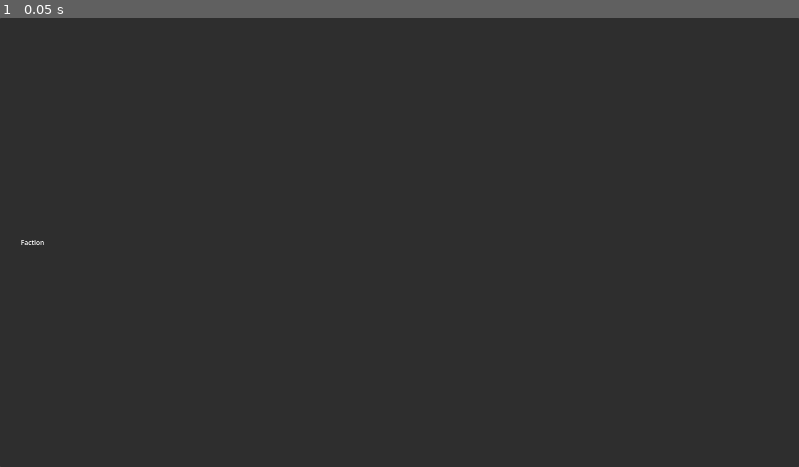
Above: before the commit, frame 1.
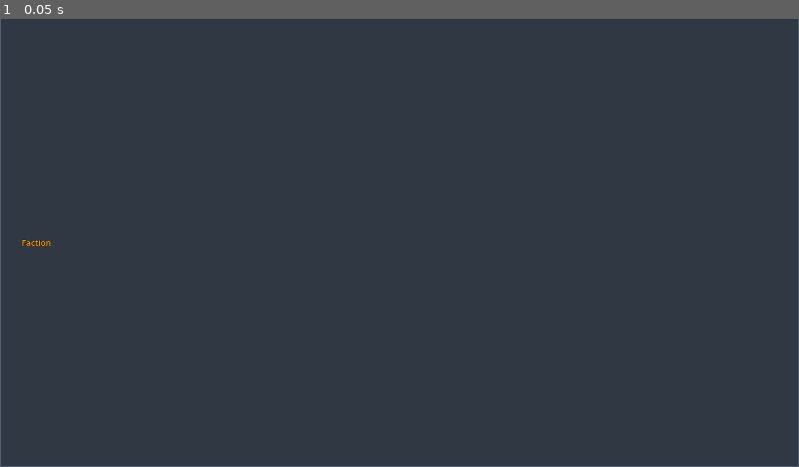
Above: after the commit, the same moment.

Repository: SirConnery/herakon-cogitator-combat-sim-repo
Game: Godot game, scene res://ui/diagnostics_view/matchups/matchup_overall_panel.tscn
Same seed, same stepped clock (60 frames per second), same inputs: the game is played once before the commit and once after it. This scene is started directly instead of the project's main scene.
Inputs:
- Up to frame 1 (0.05 s): no input

The runs differ from the first frame. In frame 1, 0.7% of the frame differs, in the area x 0-100%, y 0-100%.

Commit message:
Updated visuals

Diff:
--- a/project.godot
+++ b/project.godot
@@ -24,6 +24,10 @@
 window/size/viewport_width=1920
 window/size/viewport_height=1080
 
+[gui]
+
+theme/custom="uid://cav3wmfutntd8"
+
 [physics]
 
 3d/physics_engine="Jolt Physics"
--- /dev/null
+++ b/themes/grimdark_graph_panels.tres
@@ -0,0 +1,48 @@
+[gd_resource type="Theme" format=3 uid="uid://cav3wmfutntd8"]
+
+[sub_resource type="StyleBoxFlat" id="StyleBoxFlat_3jgih"]
+bg_color = Color(0.1882353, 0.22352941, 0.2627451, 1)
+border_width_left = 2
+border_width_top = 2
+border_width_right = 2
+border_width_bottom = 2
+border_color = Color(0.31764707, 0.37254903, 0.43529412, 1)
+corner_detail = 1
+
+[sub_resource type="StyleBoxFlat" id="StyleBoxFlat_808je"]
+bg_color = Color(0.101960786, 0.1254902, 0.15294118, 1)
+border_width_left = 1
+border_width_top = 1
+border_width_right = 1
+border_width_bottom = 1
+border_color = Color(0.24705882, 0.29411766, 0.34117648, 1)
+corner_detail = 1
+
+[sub_resource type="StyleBoxFlat" id="StyleBoxFlat_ge65e"]
+bg_color = Color(0.10980392, 0.23137255, 0.40784314, 1)
+
+[sub_resource type="StyleBoxFlat" id="StyleBoxFlat_5wwga"]
+bg_color = Color(0.1254902, 0.5019608, 0.2509804, 1)
+
+[sub_resource type="StyleBoxFlat" id="StyleBoxFlat_41sl7"]
+bg_color = Color(0.54901963, 0.1764706, 0.09803922, 1)
+
+[sub_resource type="StyleBoxFlat" id="StyleBoxFlat_w4sq6"]
+bg_color = Color(0.08627451, 0.35686275, 0.54901963, 1)
+
+[resource]
+FactionTitleLabel/base_type = &"Label"
+FactionTitleLabel/colors/font_color = Color(1, 0.62352943, 0, 1)
+FactionTitleLabel/colors/font_outline_color = Color(0.07058824, 0.078431375, 0.09019608, 1)
+FactionTitleLabel/font_sizes/font_size = 20
+Label/constants/outline_size = 4
+PanelContainer/styles/panel = SubResource("StyleBoxFlat_3jgih")
+ProgressBar/styles/background = SubResource("StyleBoxFlat_808je")
+ProgressBar/styles/fill = SubResource("StyleBoxFlat_ge65e")
+ProgressBarCalibanGreen/base_type = &"ProgressBar"
+ProgressBarCalibanGreen/styles/fill = SubResource("StyleBoxFlat_5wwga")
+ProgressBarKhorneRed/base_type = &"ProgressBar"
+ProgressBarKhorneRed/styles/fill = SubResource("StyleBoxFlat_41sl7")
+ProgressBarMacraggeBlue/base_type = &"ProgressBar"
+ProgressBarMacraggeBlue/styles/_ = null
+ProgressBarMacraggeBlue/styles/fill = SubResource("StyleBoxFlat_w4sq6")
--- a/ui/diagnostics_view/diagnostics_view.gd
+++ b/ui/diagnostics_view/diagnostics_view.gd
@@ -53,7 +53,6 @@
 	sim_controller = ui.sim_controller
 	var binary_path := "user://simulation_ground_data.dat"
 
-	# 🎯 FIX 1: Clean out all 14 containers (including all three matchup layouts)
 	var all_containers: Array[VBoxContainer] = [
 		overall_faction_winrates, attacker_win_rates, defender_win_rates,
 		overall_early_stage_win_rates, attacker_early_stage_win_rates, defender_early_stage_win_rates,
@@ -178,7 +177,7 @@
 		bar_instance.populate_bar(faction["name"], faction["rate"], faction["wins"])
 
 
-## 🎯 UPDATED: Generates matching datasets and deploys across three clean tabs simultaneously
+#Generates matching datasets and deploys across three clean tabs simultaneously
 func _render_matchup_skyline_feed(head_to_head_matrix: Dictionary, raw_factions: Dictionary) -> void:
 	for focus_id in sim_controller.factions_to_sim:
 		var focus_profile = raw_factions.get(focus_id)
@@ -219,7 +218,7 @@
 				"def_wins": stats["def_wins"]
 			})
 
-		# 🎯 FIX 2: Instantiate independent rows across your 3 distinct layouts
+
 		var overall_row = MATCHUP_OVERALL_PANEL_SCENE.instantiate()
 		matchups_overall_values.add_child(overall_row)
 		overall_row.initialize_real_matchup_row(focus_name, compiled_matchups_list, "overall_rate", "overall_wins")
--- a/ui/diagnostics_view/diagnostics_view.tscn
+++ b/ui/diagnostics_view/diagnostics_view.tscn
@@ -346,10 +346,9 @@
 anchor_bottom = 1.0
 grow_horizontal = 2
 grow_vertical = 2
-current_tab = 1
+current_tab = 0
 
 [node name="Overall" type="Control" parent="GroundVoidTabs/GroundUnits/TabContainer/Matchups/TabContainer" unique_id=607441840]
-visible = false
 layout_mode = 2
 metadata/_tab_index = 0
 
@@ -408,6 +407,7 @@
 horizontal_alignment = 1
 
 [node name="Attacker" type="Control" parent="GroundVoidTabs/GroundUnits/TabContainer/Matchups/TabContainer" unique_id=2046674635]
+visible = false
 layout_mode = 2
 metadata/_tab_index = 1
 
--- a/ui/diagnostics_view/matchups/matchup_overall_panel.tscn
+++ b/ui/diagnostics_view/matchups/matchup_overall_panel.tscn
@@ -1,6 +1,8 @@
 [gd_scene format=3 uid="uid://cu1crqrtqyfop"]
 
 [ext_resource type="Script" uid="uid://du6jhbk2dpwpf" path="res://ui/diagnostics_view/matchups/matchup_overall_panel.gd" id="1_85l3j"]
+
+[sub_resource type="Theme" id="Theme_mbwol"]
 
 [node name="MatchupOverallPanel" type="PanelContainer" unique_id=1792283330]
 anchors_preset = 15
@@ -25,6 +27,8 @@
 unique_name_in_owner = true
 layout_mode = 2
 size_flags_vertical = 1
+theme = SubResource("Theme_mbwol")
+theme_type_variation = &"FactionTitleLabel"
 text = "Faction"
 horizontal_alignment = 1
 vertical_alignment = 1
--- a/ui/diagnostics_view/reusable_components/faction_bar.gd
+++ b/ui/diagnostics_view/reusable_components/faction_bar.gd
@@ -1,3 +1,4 @@
+## Inside FactionBar.gd
 extends Container
 class_name FactionBar
 
@@ -5,17 +6,16 @@
 var win_rate_bar: ProgressBar
 var win_count_label: Label
 
-var clamp_value_x := 20.0
-var clamp_value_y := 80.0
-
 func populate_bar(faction_name_label: String, rate: float, total_wins: int) -> void:
 	faction_name.text = faction_name_label
 	win_count_label.text = "(%d Wins)" % total_wins
 
-	#Zoom the bar's axis limits to focus on the competitive baseline
-	# This forces a 40% vs 60% win rate to look bigger on screen.
-	win_rate_bar.min_value = 20.0
-	win_rate_bar.max_value = 75.0
+	win_rate_bar.value = rate
 
-	# Clamp the incoming percentage to prevent the bar filling out of bounds
-	win_rate_bar.value = clamp(rate, clamp_value_x, clamp_value_y)
+	# 🎨 THEME VARIATION LOGIC
+	if rate < 40.0:
+		win_rate_bar.theme_type_variation = "ProgressBarKhorneRed"
+	elif rate < 60.0:
+		win_rate_bar.theme_type_variation = "ProgressBarMacraggeBlue"
+	else:
+		win_rate_bar.theme_type_variation = "ProgressBarCalibanGreen"
--- a/ui/diagnostics_view/reusable_components/faction_bar_h.gd
+++ b/ui/diagnostics_view/reusable_components/faction_bar_h.gd
@@ -1,7 +1,7 @@
 extends FactionBar
 class_name FactionBarH
 
-@onready var _faction_name: Label = %FactionName
+@onready var _faction_name: Label = %MainFactionName
 @onready var _win_rate_bar: ProgressBar = %WinRateBar
 @onready var _win_count_label: Label = %WinCountLabel
 
--- a/ui/diagnostics_view/reusable_components/faction_bar_h.tscn
+++ b/ui/diagnostics_view/reusable_components/faction_bar_h.tscn
@@ -1,6 +1,7 @@
 [gd_scene format=3 uid="uid://lxbnnqywg5un"]
 
 [ext_resource type="Script" uid="uid://c262obcyaaje1" path="res://ui/diagnostics_view/reusable_components/faction_bar_h.gd" id="1_iftpp"]
+[ext_resource type="PackedScene" uid="uid://d3rua641fsvtr" path="res://ui/diagnostics_view/reusable_components/main_faction_name.tscn" id="2_7261p"]
 
 [node name="FactionBarH" type="HBoxContainer" unique_id=913468983]
 anchors_preset = 15
@@ -12,20 +13,22 @@
 size_flags_vertical = 3
 script = ExtResource("1_iftpp")
 
-[node name="FactionName" type="Label" parent="." unique_id=1829653705]
+[node name="MainFactionName" parent="." unique_id=1435456809 instance=ExtResource("2_7261p")]
 unique_name_in_owner = true
-custom_minimum_size = Vector2(300, 0)
 layout_mode = 2
-size_flags_horizontal = 0
-size_flags_vertical = 0
-text = "Faction"
-horizontal_alignment = 1
+size_flags_horizontal = 6
+size_flags_vertical = 4
+
+[node name="MarginContainer" type="MarginContainer" parent="." unique_id=1077489919]
+layout_mode = 2
+theme_override_constants/margin_left = 50
 
 [node name="WinRateBar" type="ProgressBar" parent="." unique_id=556548683]
 unique_name_in_owner = true
 custom_minimum_size = Vector2(300, 100)
 layout_mode = 2
 size_flags_horizontal = 3
+size_flags_vertical = 1
 
 [node name="WinCountLabel" type="Label" parent="." unique_id=1223467467]
 unique_name_in_owner = true
--- a/ui/diagnostics_view/reusable_components/faction_bar_v.gd
+++ b/ui/diagnostics_view/reusable_components/faction_bar_v.gd
@@ -1,7 +1,7 @@
 extends FactionBar
 class_name FactionBarV
 
-@onready var _faction_name: Label = %FactionName
+@onready var _faction_name: Label = %OpposingFactionName
 @onready var _win_count_label: Label = %WinCountLabel
 @onready var _win_rate_bar: ProgressBar = %WinRateBar
 
--- a/ui/diagnostics_view/reusable_components/faction_bar_v.tscn
+++ b/ui/diagnostics_view/reusable_components/faction_bar_v.tscn
@@ -1,6 +1,8 @@
 [gd_scene format=3 uid="uid://bpwm0ac0xfcbw"]
 
 [ext_resource type="Script" uid="uid://turs7j22e150" path="res://ui/diagnostics_view/reusable_components/faction_bar_v.gd" id="1_pn0he"]
+
+[sub_resource type="Theme" id="Theme_pn0he"]
 
 [node name="VLayout" type="VBoxContainer" unique_id=1582519882]
 anchors_preset = 15
@@ -11,11 +13,13 @@
 size_flags_vertical = 3
 script = ExtResource("1_pn0he")
 
-[node name="FactionName" type="Label" parent="." unique_id=371293416]
+[node name="OpposingFactionName" type="Label" parent="." unique_id=371293416]
 unique_name_in_owner = true
 custom_minimum_size = Vector2(300, 0)
 layout_mode = 2
 size_flags_vertical = 0
+theme = SubResource("Theme_pn0he")
+theme_type_variation = &"FactionTitleLabel"
 text = "Faction"
 horizontal_alignment = 1
 vertical_alignment = 1
--- /dev/null
+++ b/ui/diagnostics_view/reusable_components/main_faction_name.tscn
@@ -0,0 +1,17 @@
+[gd_scene format=3 uid="uid://d3rua641fsvtr"]
+
+[ext_resource type="Theme" uid="uid://cav3wmfutntd8" path="res://themes/grimdark_graph_panels.tres" id="1_a0b6o"]
+
+[node name="MainFactionName" type="Label" unique_id=1435456809]
+anchors_preset = 15
+anchor_right = 1.0
+anchor_bottom = 1.0
+grow_horizontal = 2
+grow_vertical = 2
+size_flags_horizontal = 0
+size_flags_vertical = 0
+theme = ExtResource("1_a0b6o")
+theme_type_variation = &"FactionTitleLabel"
+text = "Faction"
+horizontal_alignment = 1
+vertical_alignment = 1
